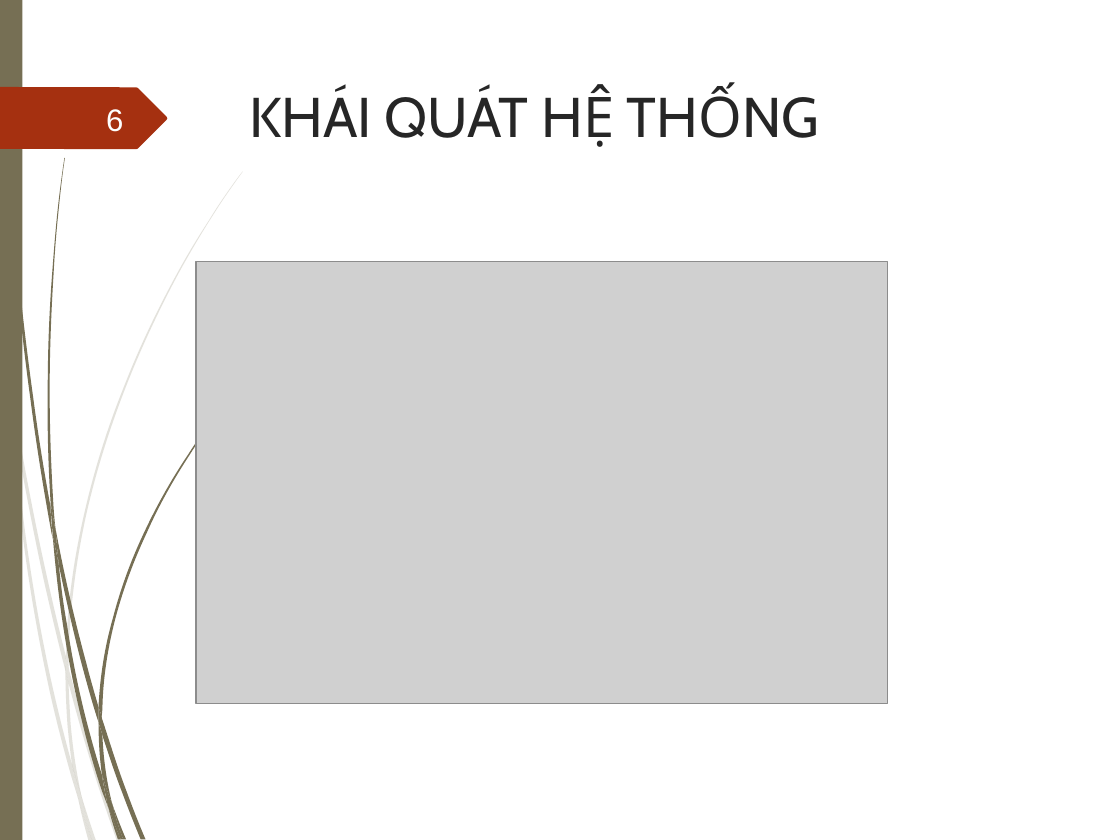
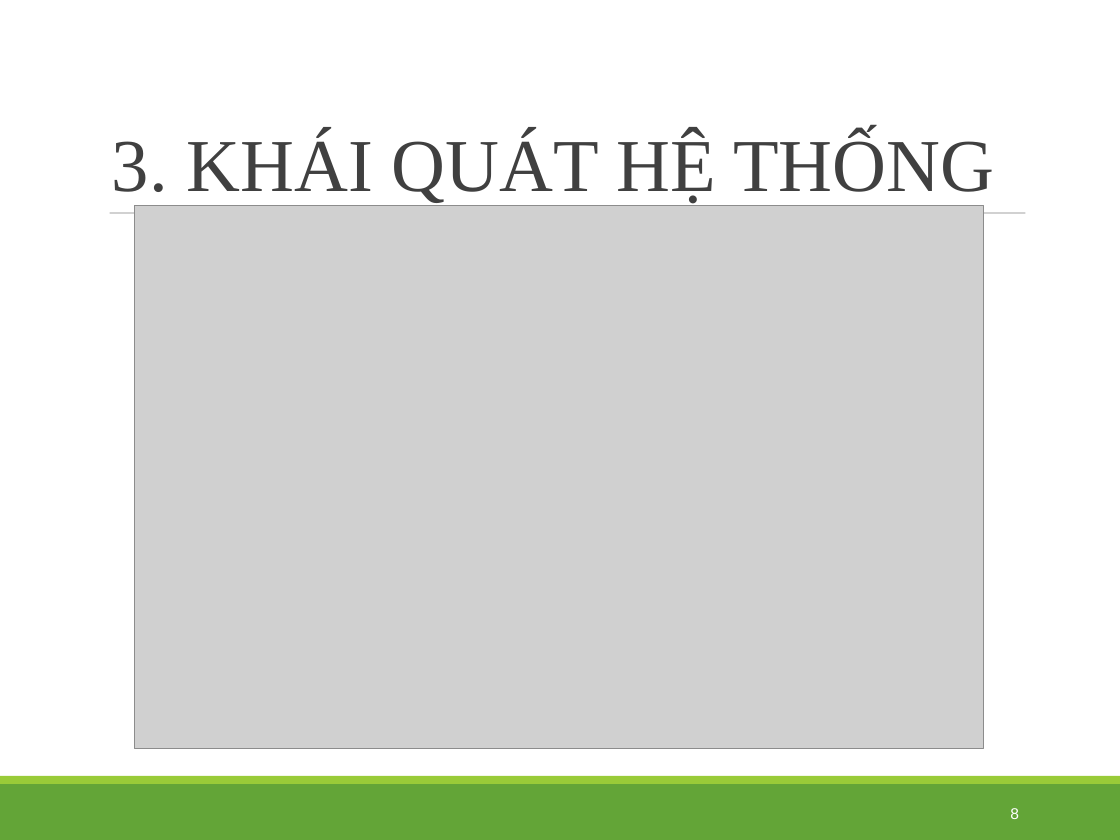
Before and after one commit to Trinhleo/vegetableApp, a slide deck: slide 8 of BÁO-CÁO-ĐỒ-ÁN-TỐT-NGHIỆP - Khanhtrinh.ppt (slide 6 before the commit). Drawn at 1120x840 pixels with LibreOffice and Linux fonts; fonts in the diff are those of the drawing; grey boxes stand for pictures; background and template pictures are left out. Boxes give left, top, right and bottom in pixels: in the first picture for what was removed or moved away, otherwise in the second. Text is boxed around its words. In the diff, an @@ line names an element or a change of style, - is before the commit and + after.

```diff
--- a/BÁO-CÁO-ĐỒ-ÁN-TỐT-NGHIỆP - Khanhtrinh.ppt
+++ b/BÁO-CÁO-ĐỒ-ÁN-TỐT-NGHIỆP - Khanhtrinh.ppt
@@ rectangle removed at (0,0,22,840) @@
@@ title "3. KHÁI QUÁT HỆ THỐNG" at (112,133,994,206): vertical alignment top to bottom @@
@@ freeform shape removed at (0,87,167,150) @@
@@ page number removed at (106,109,123,132) @@
-6
@@ title at (112,133,994,206): text changed; size 36 to 48 pt; font Cabin to Times New Roman; text colour #262626 to #404040 @@
-KHÁI QUÁT HỆ THỐNG
+3. KHÁI QUÁT HỆ THỐNG
@@ picture: place and size @@
-picture at (196,261,887,703)
+picture at (134,205,983,748)
@@ line added from (110, 213) to (1025, 213), #7F7F7F 0.51 pt @@
@@ rectangle added at (0,776,1120,784), fill #99CB38 @@
@@ group removed at (0,171,243,840): 10 freeform shapes @@
@@ group removed at (2,0,242,840): 12 freeform shapes @@
@@ rectangle added at (0,784,1120,840), fill #63A537 @@
@@ page number added at (1010,808,1019,819), 10 pt, text #FEFFFF @@
+8
```
Also in this commit, not shown: 10 other slides changed, 2 slides added, 2 slides removed, 25 other files.
